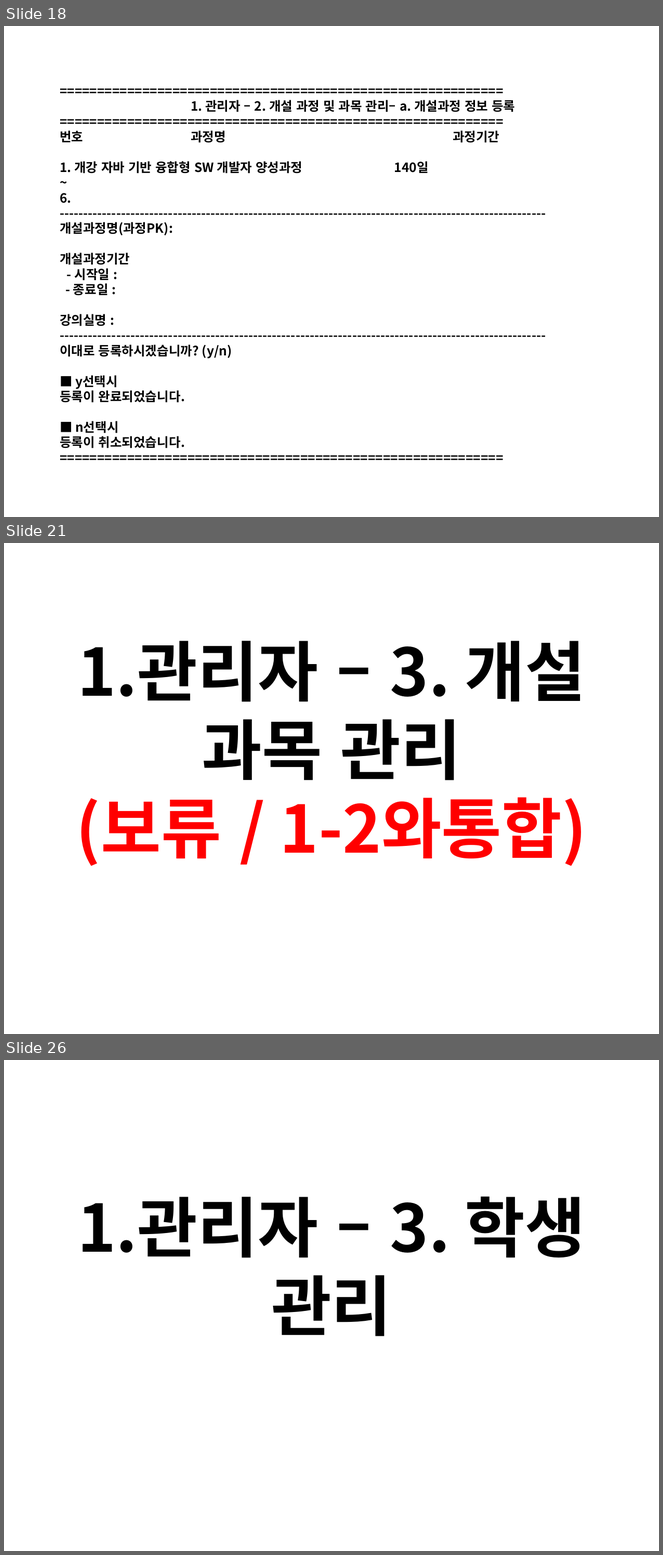
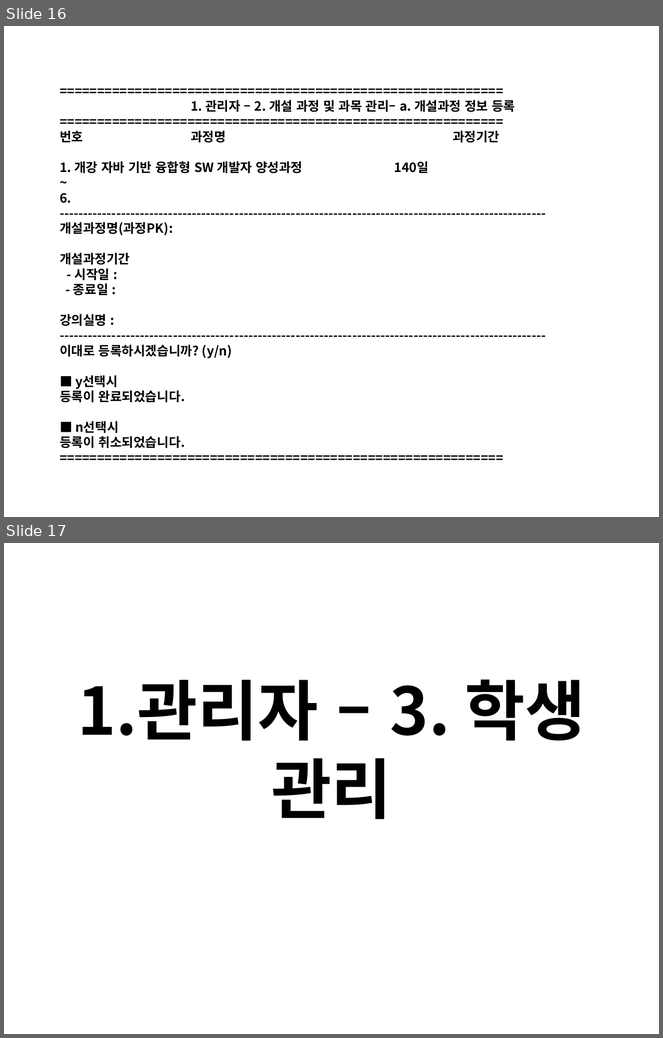
Before and after one commit to Yian-Kim/SEDU-Center, a slide deck: 03. 화면설계/01. 관리자/[디비2조]화면설계_관리자.pptx. Shown one above the other, each under a label of ours: slides 18, 21 and 26 before the commit, slides 16 and 17 after it; the slides between them are not shown. The pictures are 663x1555 and 663x1038 pixels, drawn with LibreOffice and Linux fonts; fonts in the diff are those of the drawing. Boxes give left, top, right and bottom in pixels: in the first picture for what was removed or moved away, otherwise in the second. Text is boxed around its words. In the diff, an @@ line names an element or a change of style, - is before the commit and + after.

Commit message:
1. POWER POINT 파일 수정
- [디비2조]화면설계_관리자.pptx 파일 수정
  (03. 화면설계\01. 관리자\[디비2조]화면설계_관리자.pptx)
- 관리자 메뉴 6번 교사평가 관리 및 결과 조회 수정

```diff
--- a/03. 화면설계/01. 관리자/[디비2조]화면설계_관리자.pptx
+++ b/03. 화면설계/01. 관리자/[디비2조]화면설계_관리자.pptx
@@ slide 21 removed at box(4, 543, 659, 1034), background #FFFFFF @@
@@ title removed at box(76, 641, 587, 866) @@
-1.관리자 – 3. 개설 과목 관리
-(보류 / 1-2와통합)
@@ what was slide 18 is now slide 16 @@
@@ what was slide 26 is now slide 17 @@
```
Also in this commit, not shown: 10 slides changed, 1 slide added, 7 other slides removed.
